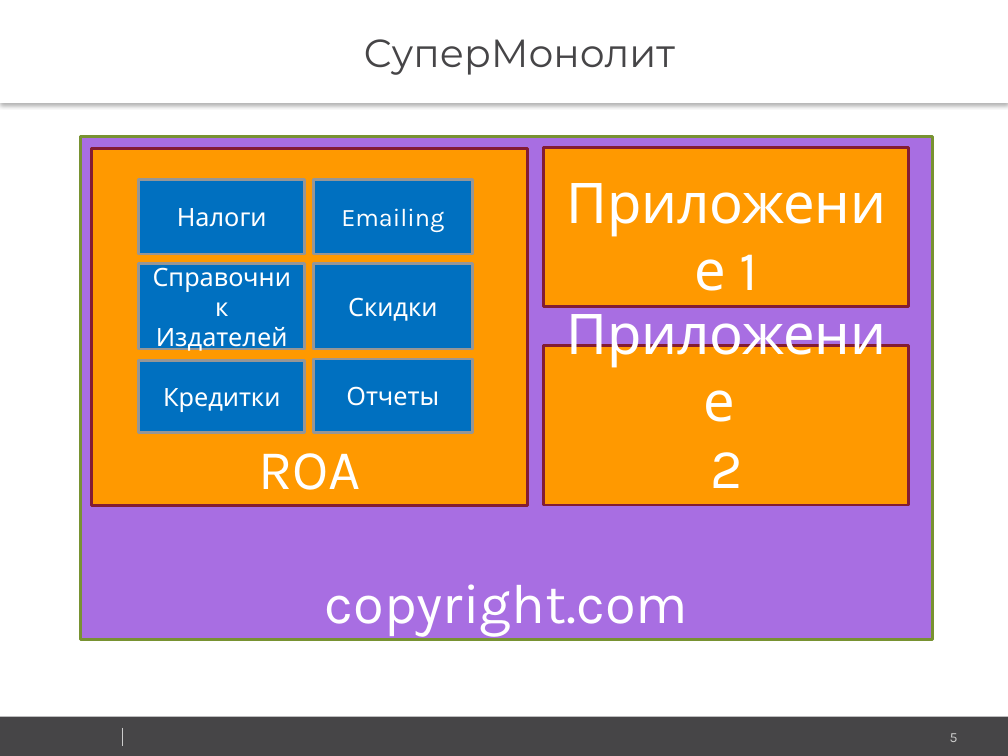
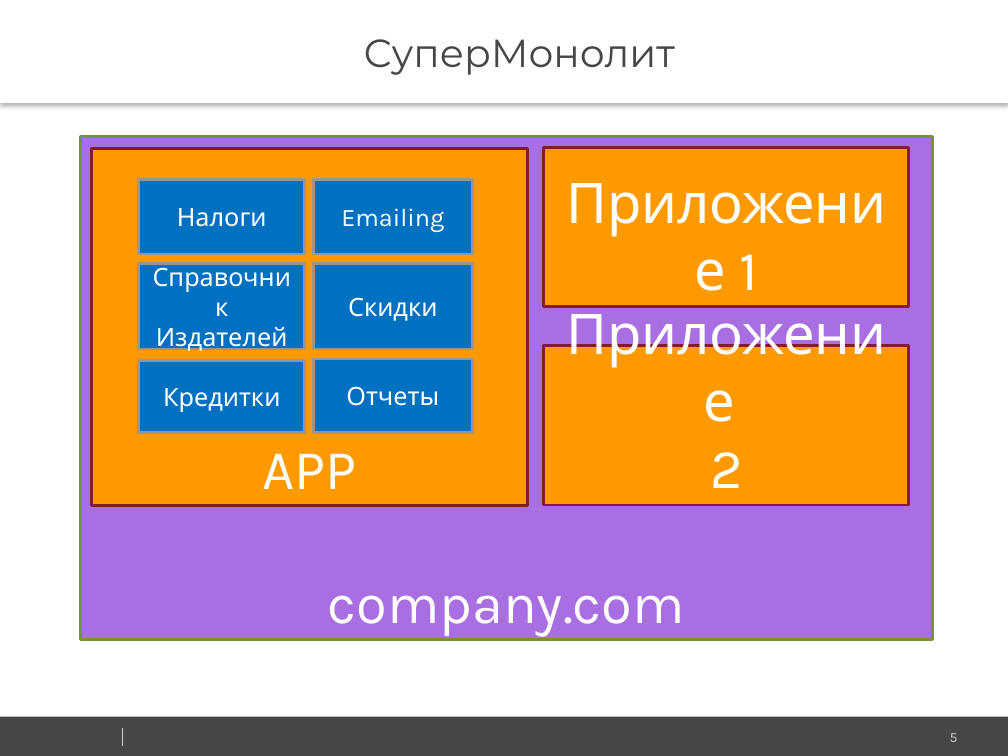
Before and after one commit to vitali-kviatkouski/personal, a slide deck: slide 5 of Microservices.pptx. Drawn at 1008x756 pixels with LibreOffice and Linux fonts; fonts in the diff are those of the drawing; background and template pictures are left out. Boxes give left, top, right and bottom in pixels: in the first picture for what was removed or moved away, otherwise in the second. Text is boxed around its words. In the diff, an @@ line names an element or a change of style, - is before the commit and + after.

```diff
--- a/Microservices.pptx
+++ b/Microservices.pptx
@@ text in rectangle at [263, 453, 357, 489]: text changed @@
-ROA
+APP
@@ text in rectangle at [328, 595, 685, 637]: text changed @@
-copyright.com
+company.com
```
Also in this commit, not shown: 2 other slides changed.
